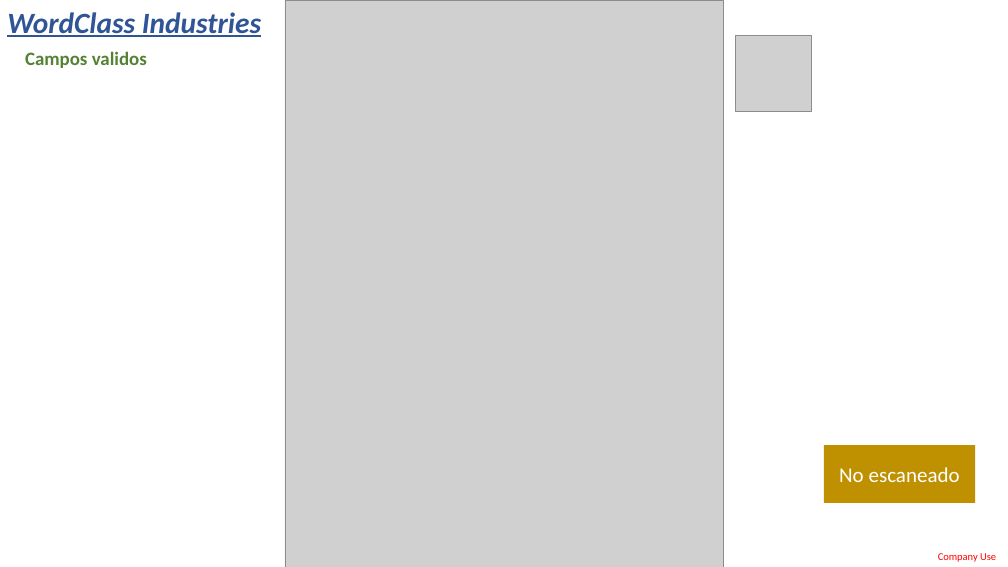
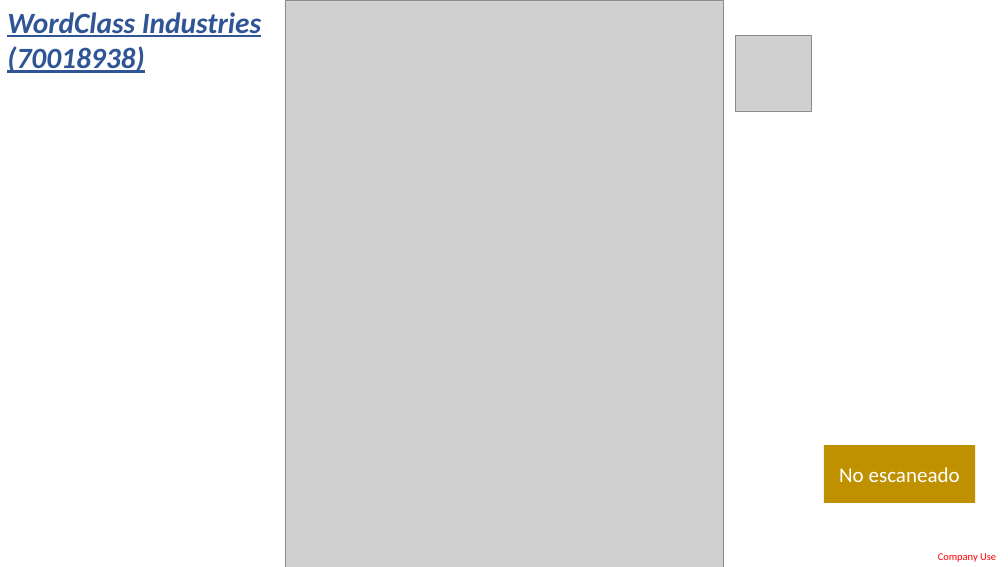
Before and after one commit to LobatoJaime/Bot-Creacion-de-Pedidos, a slide deck: slide 14 of AI_Engine/Info/ExtraccionDatos.pptx (slide 12 before the commit). Drawn at 1008x567 pixels with LibreOffice and Linux fonts; fonts in the diff are those of the drawing; grey boxes stand for pictures. Boxes give left, top, right and bottom in pixels: in the first picture for what was removed or moved away, otherwise in the second. Text is boxed around its words. In the diff, an @@ line names an element or a change of style, - is before the commit and + after.

```diff
--- a/AI_Engine/Info/ExtraccionDatos.pptx
+++ b/AI_Engine/Info/ExtraccionDatos.pptx
@@ text at (x1=7, y1=12, x2=261, y2=73): text changed @@
-WordClass Industries
+WordClass Industries (70018938)
@@ text removed at (x1=25, y1=51, x2=147, y2=68) @@
-Campos validos
```
Also in this commit, not shown: 15 other slides changed, 7 slides added.
